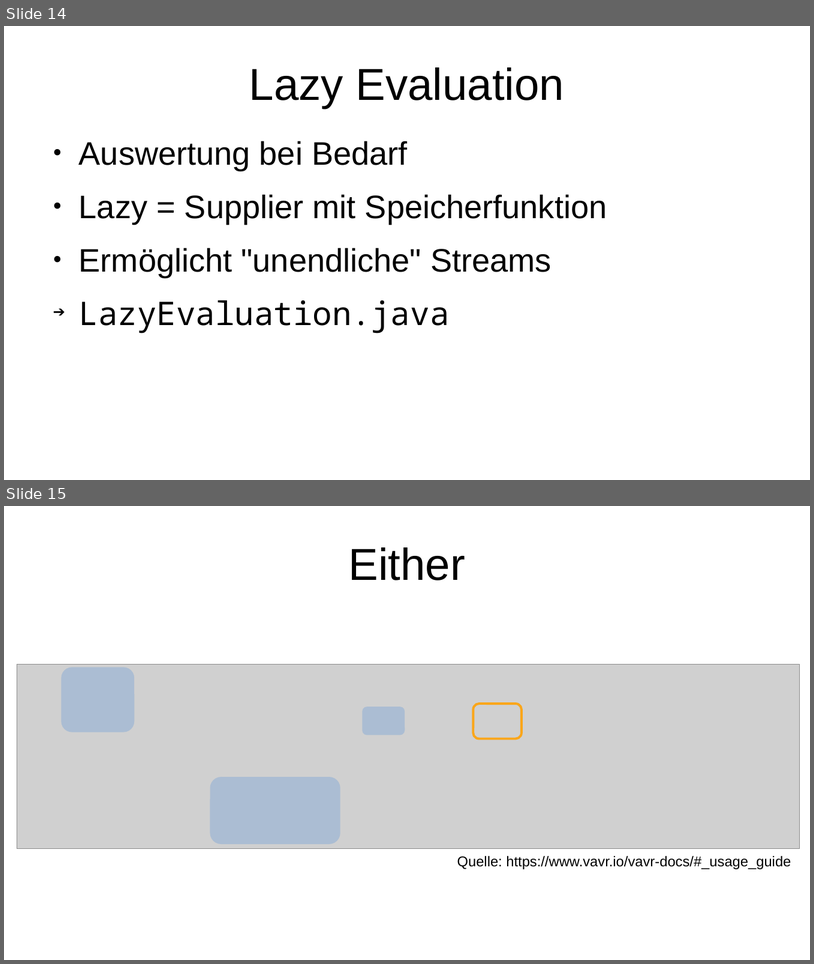
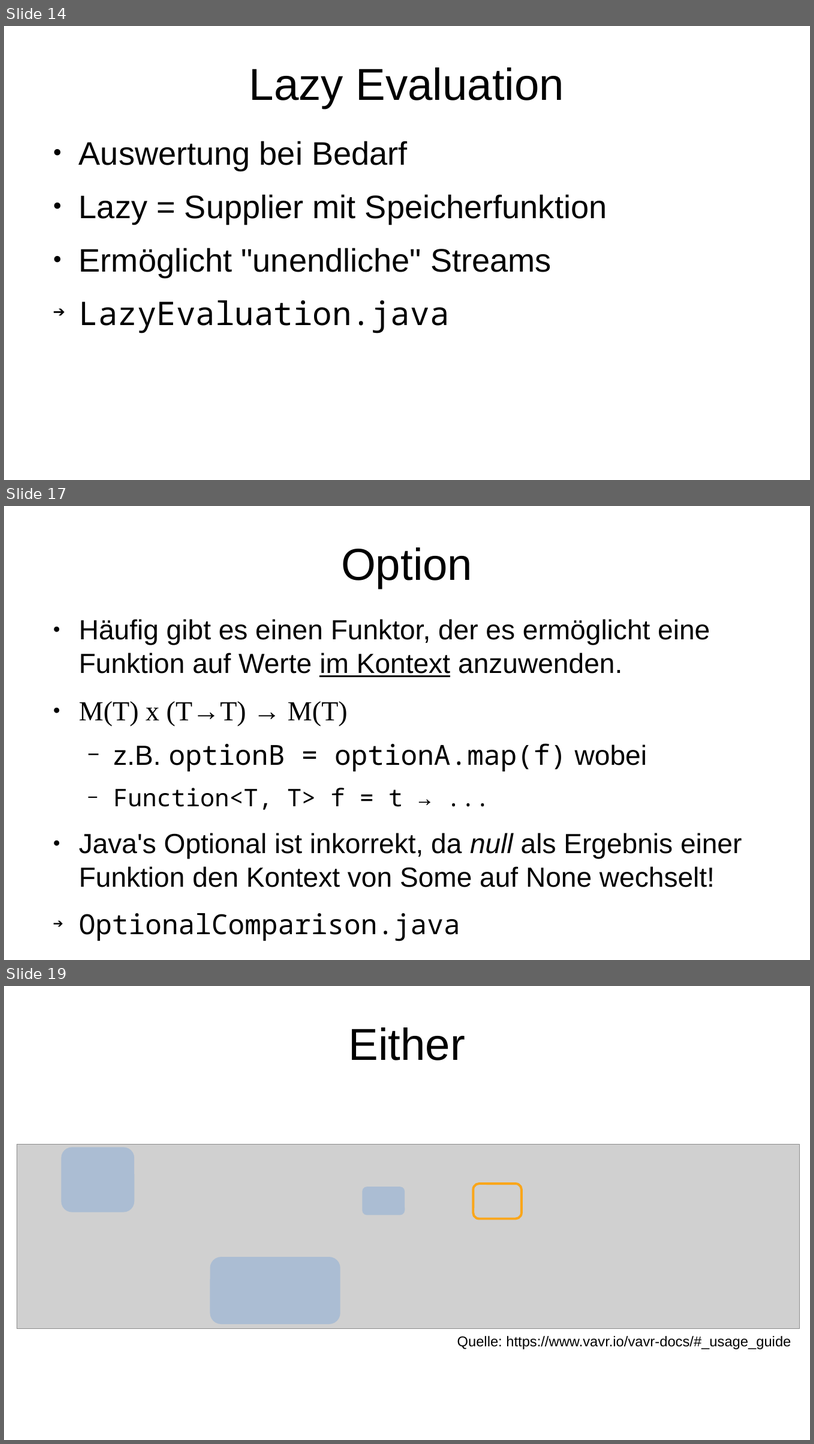
Before and after one commit to p3et/vavr-demo, a slide deck: coffee talk.odp. Shown one above the other, each under a label of ours: slides 14 and 15 before the commit, slides 14, 17 and 19 after it; the slides between them are not shown. The pictures are 814x964 and 814x1444 pixels, drawn with LibreOffice and Linux fonts; fonts in the diff are those of the drawing; grey boxes stand for pictures. Boxes give left, top, right and bottom in pixels: in the first picture for what was removed or moved away, otherwise in the second. Text is boxed around its words. In the diff, an @@ line names an element or a change of style, - is before the commit and + after.

Commit message:
option, monads

```diff
--- a/coffee talk.odp
+++ b/coffee talk.odp
@@ slide 17 added at box(4, 506, 810, 960), background #FFFFFF @@
@@ title added at box(341, 547, 473, 588), 44 pt, text #000000 @@
+Option
@@ text added at box(79, 619, 742, 887), 27.2 pt, text #000000 @@
+● Häufig gibt es einen Funktor, der es ermöglicht eine Funktion auf Werte im Kontext anzuwenden.
+● M(T) x (T→T) → M(T)
+  − z.B. optionB = optionA.map(f) wobei
+  − Function<T, T> f = t → ...
+● Java's Optional ist inkorrekt, da null als Ergebnis einer Funktion den Kontext von Some auf None wechselt!
+➔ OptionalComparison.java
@@ what was slide 15 is now slide 19 @@
```
Also in this commit, not shown: 3 other slides added, 1 other file.
